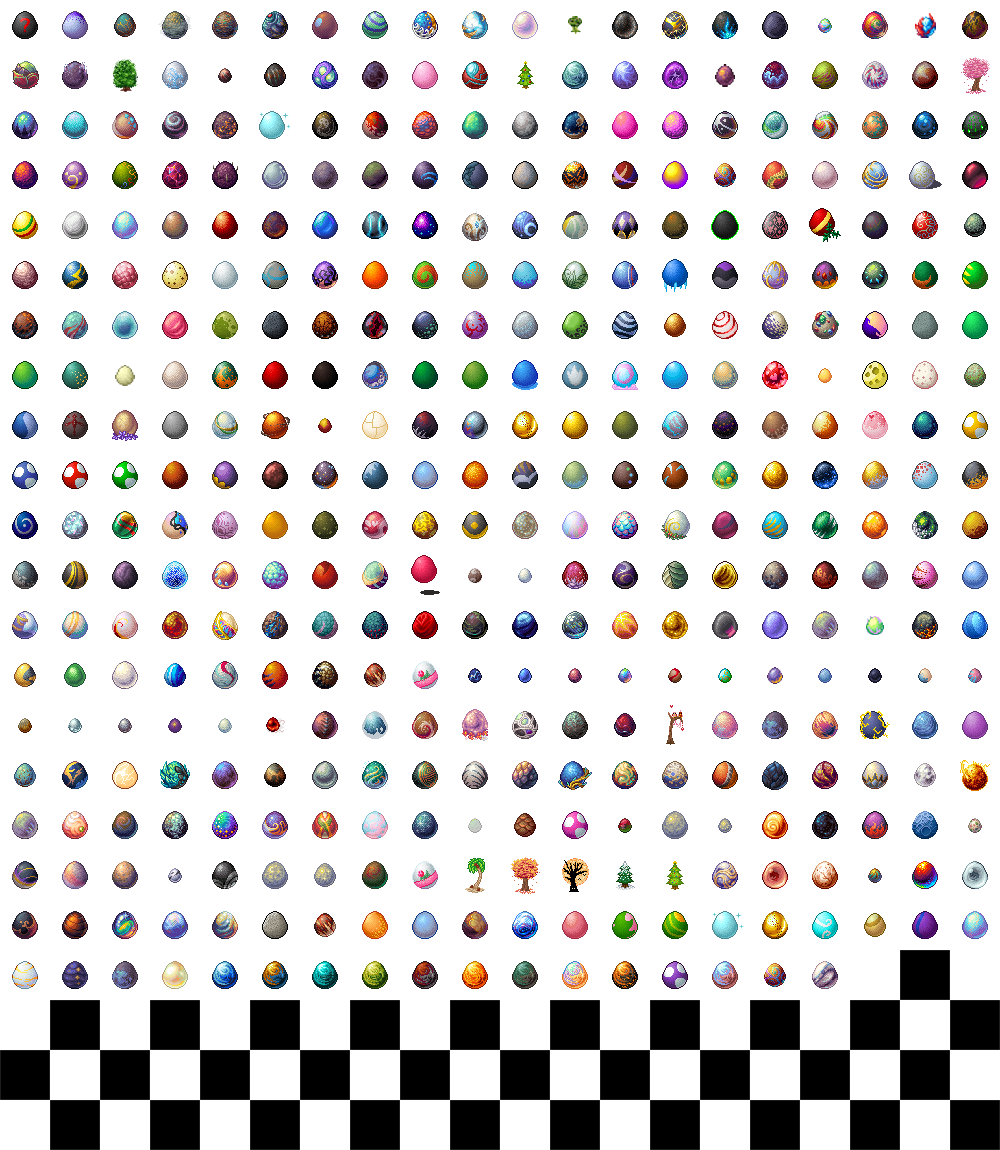
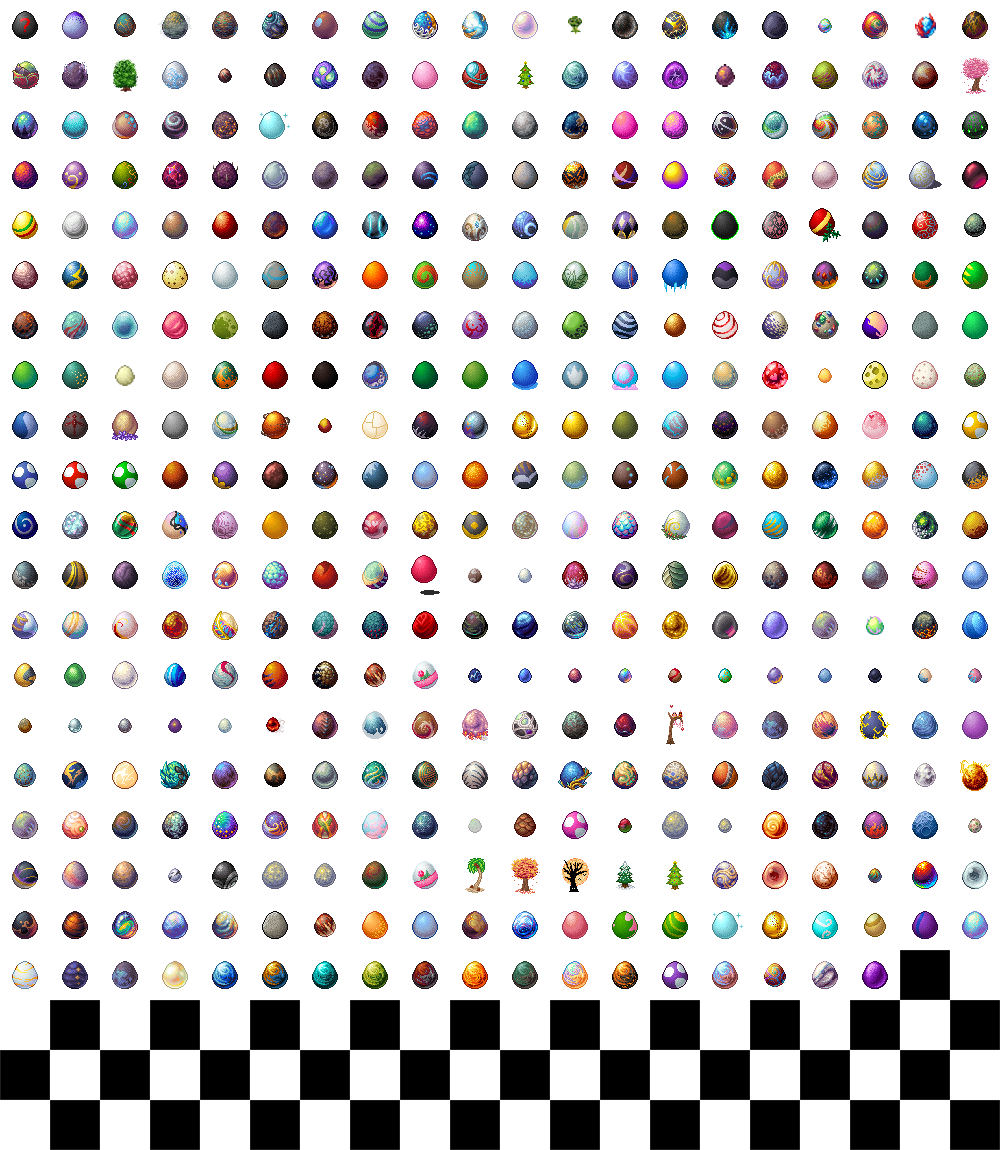
The second 1000x1150 image is a revision of the first. Changes to its layers:
painted on "Layer 6" over bbox(862, 961, 888, 989)
removed layer "18" (1st of 4, in "ROW - 20") from group "ROW - 20" over bbox(862, 961, 888, 989)